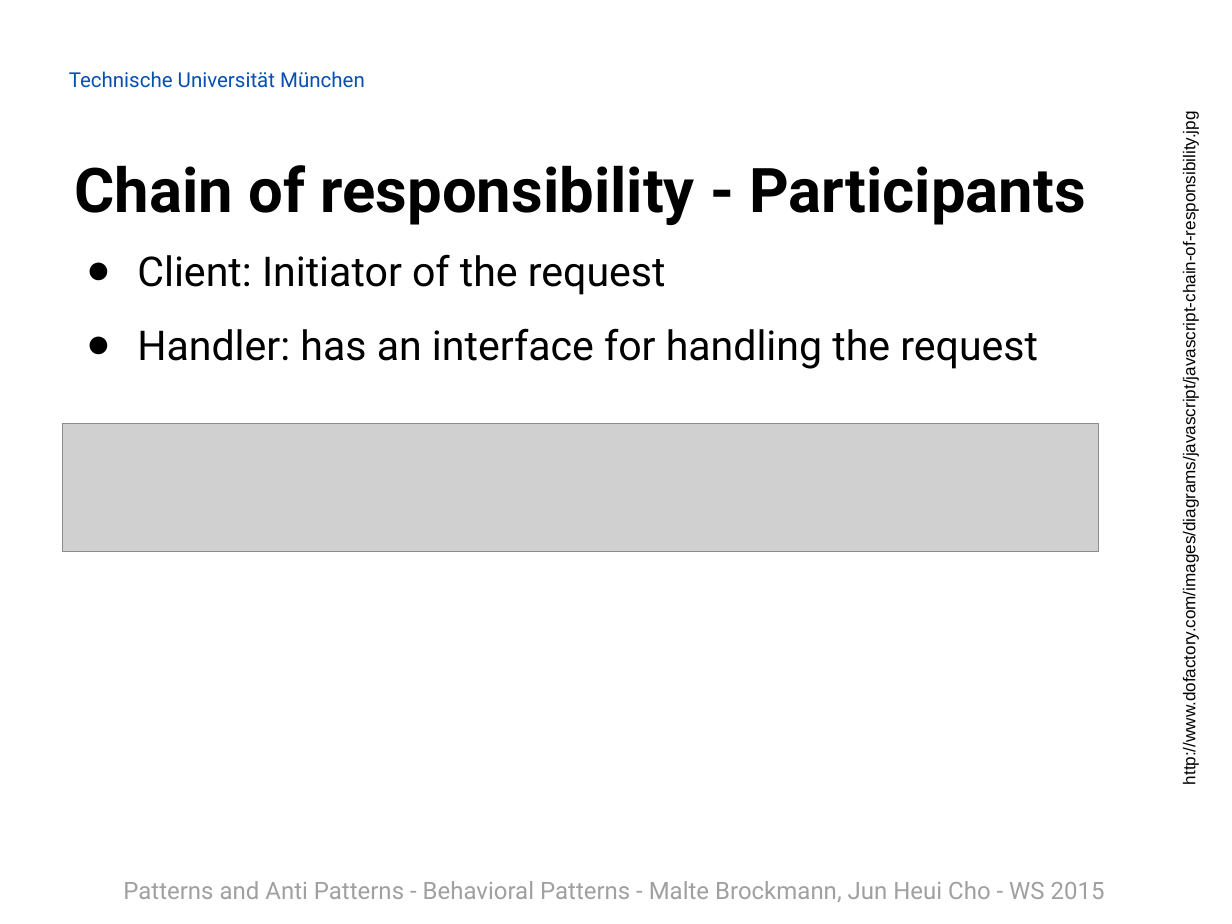
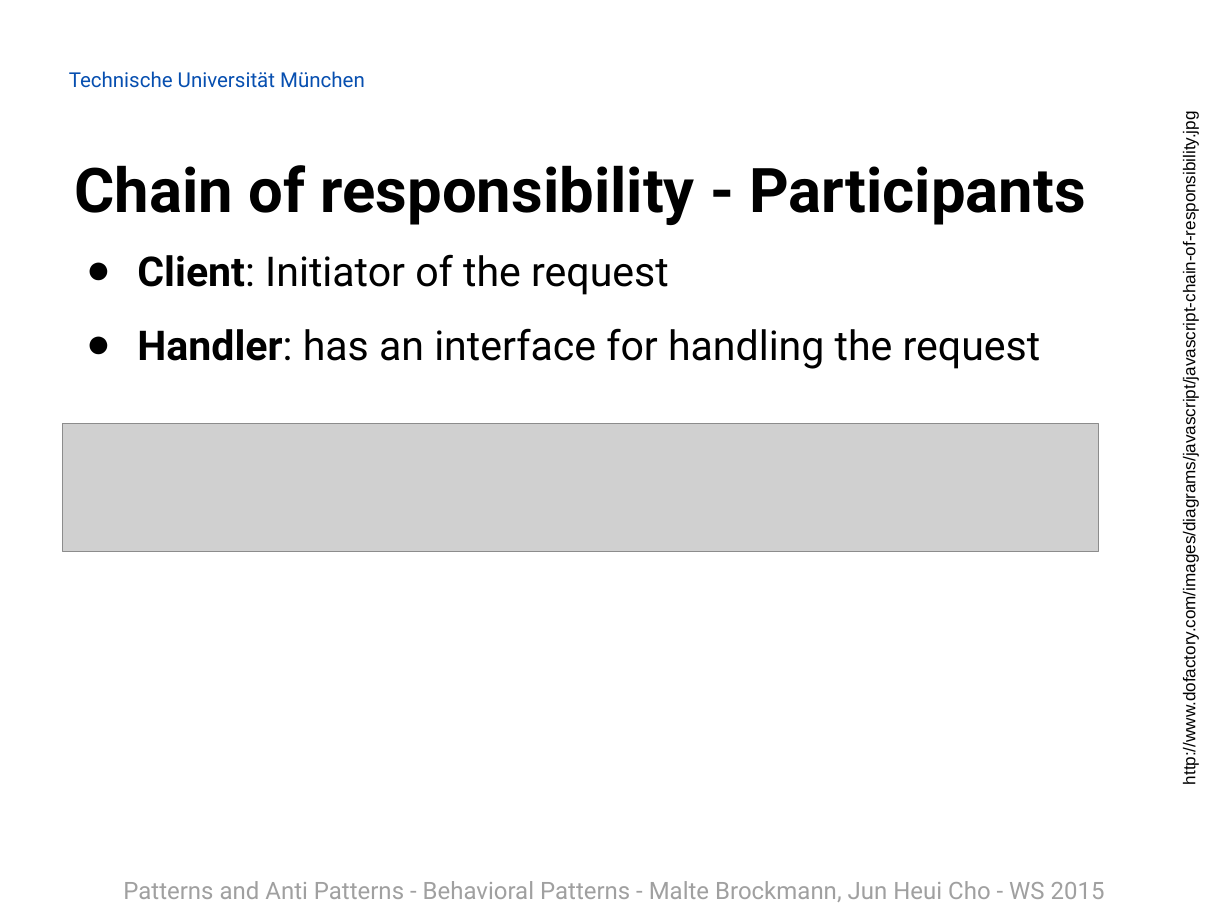
Before and after one commit to Painted6/Behavioral-design-patterns, a slide deck: slide 18 of Behavioral Patterns - JS Patterns and Anti Patterns.pptx (slide 17 before the commit). Drawn at 1232x924 pixels with LibreOffice and Linux fonts; fonts in the diff are those of the drawing; grey boxes stand for pictures; background and template pictures are left out. Boxes give left, top, right and bottom in pixels: in the first picture for what was removed or moved away, otherwise in the second. Text is boxed around its words. In the diff, an @@ line names an element or a change of style, - is before the commit and + after.

```diff
--- a/Behavioral Patterns - JS Patterns and Anti Patterns.pptx
+++ b/Behavioral Patterns - JS Patterns and Anti Patterns.pptx
@@ text "Client: Initiator of the request" at bbox=[137, 254, 1041, 369]: bold on in "Client:", "Handler:" @@
```
Also in this commit, not shown: 6 other slides changed, 5 slides added, 1 other file.
